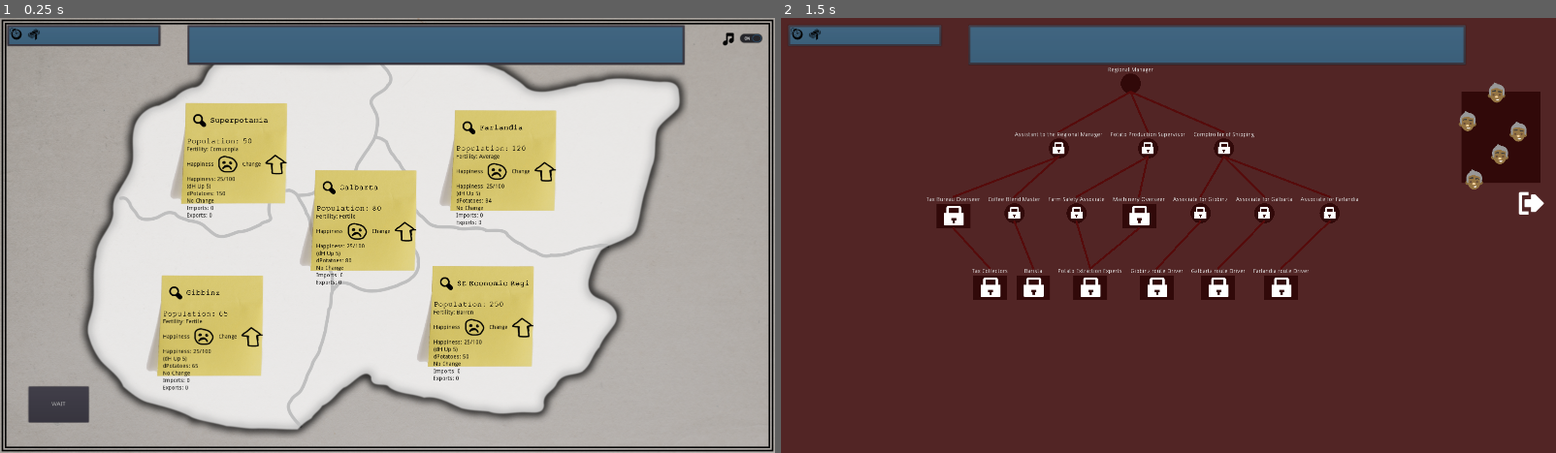
Above: before the commit, frames 1-2 (left to right).
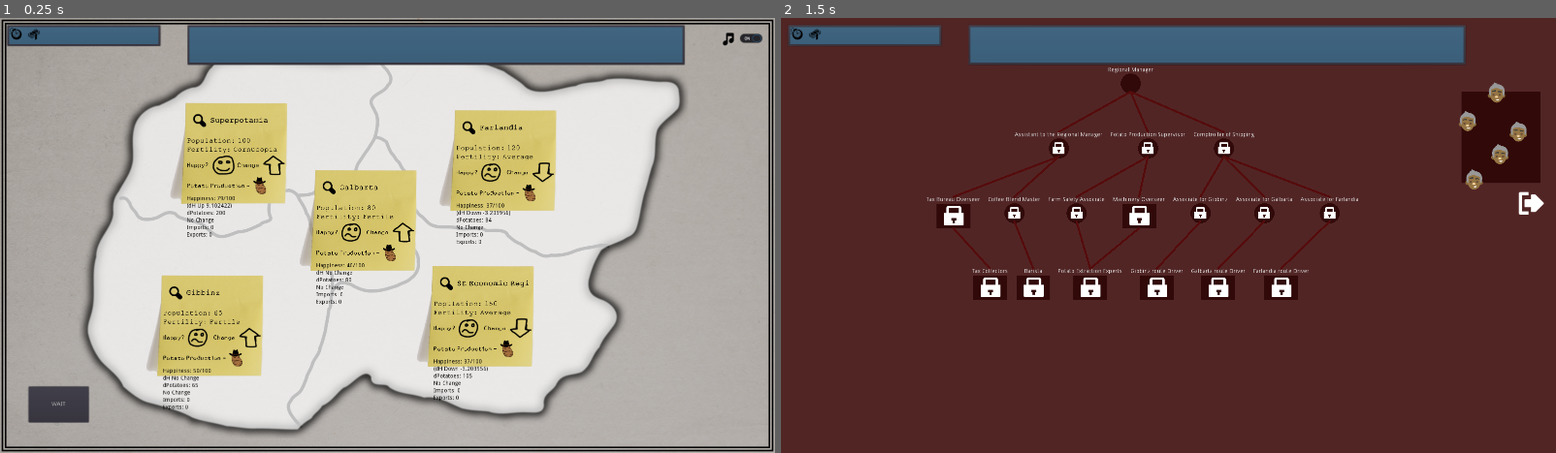
Above: after the commit, the same moments.

Repository: poohshoes/GMTK2020
Game: Godot game, scene res://World.tscn
The game is run twice, just before and just after one commit, with the same random seed, the same clock (stepped at 60 frames per second) and the same inputs.
Inputs:
- Up to frame 1 (0.25 s): no input
- Up to frame 2 (1.5 s): click "Superpotamia" at 0.5 s; click "Gibbinz" at 1.25 s

The runs differ from the first frame. In frame 1, 3.1% of the frame differs, in the area x 21-72%, y 27-90%; in frame 2, nothing differs.

Commit message:
Added balancing, potatoes!

Diff:
--- /dev/null
+++ b/Font/StickyLabelFont.tres
@@ -0,0 +1,8 @@
+[gd_resource type="DynamicFont" load_steps=2 format=2]
+
+[sub_resource type="DynamicFontData" id=1]
+font_path = "res://Font/EscapeTypewriterCMedium.ttf"
+
+[resource]
+size = 18
+font_data = SubResource( 1 )
--- /dev/null
+++ b/Font/StickyLabelWriteFont.tres
@@ -0,0 +1,7 @@
+[gd_resource type="DynamicFont" load_steps=2 format=2]
+
+[sub_resource type="DynamicFontData" id=1]
+font_path = "res://Font/EscapeTypewriterSansBold.ttf"
+
+[resource]
+font_data = SubResource( 1 )
--- a/Scenes/Region.gd
+++ b/Scenes/Region.gd
@@ -1,15 +1,15 @@
 extends Node
 
 
-const L = 10.0
-const K = 0.05 # This probably needs to be moved closer to 0.1
-const X0 = 0.0
+const L = 2
+const K = 0.02 # This probably needs to be moved closer to 0.1
+const X0 = 1.0
 
 # Used for diminishing happiness returns
-const PHA = -3.0
-const PHB = 0.5
+const PHA = -51
+const PHB = 0.02
 const PHC = 1.0
-const PHD = 3.0
+const PHD = -1* PHA / PHC
 
 
 export var region_name = "[Name]"
@@ -85,11 +85,11 @@
 
 	print("{region} potato happiness: {pH}".format({'region': region_name, 'pH': potato_happiness()}))
 	print("{region} dH: {dH}".format({'region': region_name, 'dH': dH}))
-	print(Global.FEE_HAPPY_FACTOR * effectiveTaxCollectors)
+#	print(Global.FEE_HAPPY_FACTOR * effectiveTaxCollectors)
 	# print(dS/population)
 	# Apply a normalization to make it harder to succeed
-	dH = L/(1+exp(-K * (X0 - dH)))
-	print(dH)
+	dH = dH * (L/(1+exp(K * (dH - X0))))
+	print("{region} Normalized dH: {dH}".format({'region': region_name, 'dH': dH}))
 	#Note(ian): I didn't know how to tweak the formula to get this out.
 #	dH = (0.5 - dH) * 10
 	happiness = max(0, min(Global.MAX_HAPPINESS, happiness + dH))
@@ -122,9 +122,12 @@
 	else:
 		$RegionButton.set_happiness(6)
 
-	$RegionButton/LabelList/Happy/Arrow.flip_v = dH < 0
-	var happyScale = abs(dH) / 10.0
-	$RegionButton/LabelList/Happy/Arrow.rect_scale = Vector2(happyScale, happyScale)
+	$RegionButton/LabelList/Happy/ArrowContainer/Arrow.flip_v = dH < 0
+	var happyScale = min(max(0.25, abs(dH) / 10.0), 2)
+	$RegionButton/LabelList/Happy/ArrowContainer/Arrow.rect_scale = Vector2(happyScale, happyScale)
+
+	var spudScale = min(max(0.15, abs((dS/population))), 1.5)
+	$RegionButton/LabelList/Spuds/Potato.rect_scale = Vector2(spudScale, spudScale)
 
 	$RegionButton/LabelList/HappinessLabel.set_happiness(str(round(happiness)) + "/100")
 	$RegionButton/LabelList/HappinessChangeLabel.set_happiness_change(dH)
@@ -141,4 +144,5 @@
 	pass
 
 func potato_happiness(): # Can tweak the function this way easier.
-	return Global.POTATO_HAPPY_FACTOR * ((PHA / (PHB * (dS/population) + PHC)) + PHD)
+	var x = (dS/population) - 1
+	return Global.POTATO_HAPPY_FACTOR * ((PHA / (PHB * (x) + PHC)) + PHD)
--- a/Scenes/RegionButton.tscn
+++ b/Scenes/RegionButton.tscn
@@ -10,6 +10,9 @@
 [ext_resource path="res://Scenes/ExportsLabel.gd" type="Script" id=8]
 [ext_resource path="res://images/face1.png" type="Texture" id=9]
 [ext_resource path="res://images/happyArrow.png" type="Texture" id=10]
+[ext_resource path="res://Font/StickyLabelFont.tres" type="DynamicFont" id=11]
+[ext_resource path="res://Font/StickyLabelWriteFont.tres" type="DynamicFont" id=12]
+[ext_resource path="res://Resources/Potato.png" type="Texture" id=13]
 
 [sub_resource type="DynamicFontData" id=1]
 font_path = "res://Font/EscapeTypewriterC-Bold.ttf"
@@ -17,13 +20,6 @@
 [sub_resource type="DynamicFont" id=2]
 size = 20
 font_data = SubResource( 1 )
-
-[sub_resource type="DynamicFontData" id=3]
-font_path = "res://Font/EscapeTypewriterCMedium.ttf"
-
-[sub_resource type="DynamicFont" id=4]
-size = 20
-font_data = SubResource( 3 )
 
 [node name="RegionButton" type="Button"]
 margin_left = -1.0
@@ -53,56 +49,82 @@
 }
 
 [node name="PopulationLabel" type="Label" parent="LabelList"]
-margin_right = 251.0
-margin_bottom = 20.0
-custom_fonts/font = SubResource( 4 )
+margin_right = 304.0
+margin_bottom = 18.0
+custom_fonts/font = ExtResource( 11 )
 custom_colors/font_color = Color( 0, 0, 0, 1 )
 text = "population label"
 
 [node name="FertilityLabel" type="Label" parent="LabelList"]
-margin_top = 24.0
-margin_right = 251.0
-margin_bottom = 38.0
+margin_top = 22.0
+margin_right = 304.0
+margin_bottom = 40.0
+custom_fonts/font = ExtResource( 11 )
 custom_colors/font_color = Color( 0, 0, 0, 1 )
 text = "fertility label"
 
 [node name="Happy" type="HBoxContainer" parent="LabelList"]
-margin_top = 42.0
-margin_right = 251.0
-margin_bottom = 94.0
+margin_top = 44.0
+margin_right = 304.0
+margin_bottom = 96.0
 
 [node name="Label2" type="Label" parent="LabelList/Happy"]
-margin_top = 19.0
-margin_right = 67.0
-margin_bottom = 33.0
+margin_top = 16.0
+margin_right = 54.0
+margin_bottom = 35.0
+custom_fonts/font = ExtResource( 12 )
 custom_colors/font_color = Color( 0, 0, 0, 1 )
-text = "Happiness"
+text = "Happy?"
 
 [node name="Face" type="TextureRect" parent="LabelList/Happy"]
-margin_left = 71.0
-margin_right = 134.0
+margin_left = 58.0
+margin_right = 121.0
 margin_bottom = 52.0
 texture = ExtResource( 9 )
 
 [node name="Label" type="Label" parent="LabelList/Happy"]
-margin_left = 138.0
-margin_top = 19.0
-margin_right = 184.0
-margin_bottom = 33.0
+margin_left = 125.0
+margin_top = 16.0
+margin_right = 179.0
+margin_bottom = 35.0
+custom_fonts/font = ExtResource( 12 )
 custom_colors/font_color = Color( 0, 0, 0, 1 )
 text = "Change"
 
-[node name="Arrow" type="TextureRect" parent="LabelList/Happy"]
-margin_left = 188.0
-margin_right = 251.0
+[node name="ArrowContainer" type="CenterContainer" parent="LabelList/Happy"]
+margin_left = 183.0
+margin_right = 246.0
+margin_bottom = 52.0
+
+[node name="Arrow" type="TextureRect" parent="LabelList/Happy/ArrowContainer"]
+margin_right = 63.0
 margin_bottom = 52.0
 texture = ExtResource( 10 )
 stretch_mode = 6
 
+[node name="Spuds" type="HBoxContainer" parent="LabelList"]
+margin_top = 100.0
+margin_right = 304.0
+margin_bottom = 142.0
+
+[node name="Label3" type="Label" parent="LabelList/Spuds"]
+margin_top = 11.0
+margin_right = 161.0
+margin_bottom = 30.0
+custom_fonts/font = ExtResource( 12 )
+custom_colors/font_color = Color( 0, 0, 0, 1 )
+text = "Potato Production = "
+
+[node name="Potato" type="TextureRect" parent="LabelList/Spuds"]
+margin_left = 165.0
+margin_right = 197.0
+margin_bottom = 42.0
+texture = ExtResource( 13 )
+
 [node name="HappinessLabel" type="Label" parent="LabelList"]
-margin_top = 98.0
-margin_right = 251.0
-margin_bottom = 112.0
+margin_top = 146.0
+margin_right = 304.0
+margin_bottom = 160.0
 custom_colors/font_color = Color( 0, 0, 0, 1 )
 text = "happiness label"
 script = ExtResource( 3 )
@@ -111,9 +133,9 @@
 }
 
 [node name="HappinessChangeLabel" type="Label" parent="LabelList"]
-margin_top = 116.0
-margin_right = 251.0
-margin_bottom = 130.0
+margin_top = 164.0
+margin_right = 304.0
+margin_bottom = 178.0
 custom_colors/font_color = Color( 0, 0, 0, 1 )
 text = "dH Label"
 script = ExtResource( 5 )
@@ -122,9 +144,9 @@
 }
 
 [node name="PotatoesLabel" type="Label" parent="LabelList"]
-margin_top = 134.0
-margin_right = 251.0
-margin_bottom = 148.0
+margin_top = 182.0
+margin_right = 304.0
+margin_bottom = 196.0
 custom_colors/font_color = Color( 0, 0, 0, 1 )
 text = "potato label"
 script = ExtResource( 4 )
@@ -133,9 +155,9 @@
 }
 
 [node name="MoneyLabel" type="Label" parent="LabelList"]
-margin_top = 152.0
-margin_right = 251.0
-margin_bottom = 166.0
+margin_top = 200.0
+margin_right = 304.0
+margin_bottom = 214.0
 custom_colors/font_color = Color( 0, 0, 0, 1 )
 text = "Money Label"
 script = ExtResource( 6 )
@@ -144,9 +166,9 @@
 }
 
 [node name="ImportsLabel" type="Label" parent="LabelList"]
-margin_top = 170.0
-margin_right = 251.0
-margin_bottom = 184.0
+margin_top = 218.0
+margin_right = 304.0
+margin_bottom = 232.0
 custom_colors/font_color = Color( 0, 0, 0, 1 )
 text = "ImportsLabel"
 script = ExtResource( 7 )
@@ -155,9 +177,9 @@
 }
 
 [node name="ExportsLabel" type="Label" parent="LabelList"]
-margin_top = 188.0
-margin_right = 251.0
-margin_bottom = 202.0
+margin_top = 236.0
+margin_right = 304.0
+margin_bottom = 250.0
 custom_colors/font_color = Color( 0, 0, 0, 1 )
 text = "ExportsLabel"
 script = ExtResource( 8 )
--- a/World.gd
+++ b/World.gd
@@ -32,11 +32,12 @@
 
 
 	# Start with a bunch of regional stuff (see region code)
-	var potatoesPerDriver = 5
+	var potatoesPerDriver = 20
 	var exportsByRegion = []
 	var importsByRegion = []
 
-	var inevitability = alpha * pow(action, beta)
+	var inevitability = alpha * pow(action, beta) + 1
+	print("Inevitability: " + str(inevitability))
 # warning-ignore:unused_variable
 	for i in range(5):
 		exportsByRegion.append(0)
--- a/World.tscn
+++ b/World.tscn
@@ -157,33 +157,37 @@
 position = Vector2( 570.686, 320.528 )
 region_name = "Superpotamia"
 region_id = 0
-starting_population = 50
-fertility = 3.0
+starting_happiness = 70
+fertility = 2.0
 
 [node name="RegionB" parent="Regions" instance=ExtResource( 4 )]
 position = Vector2( 511.457, 748.472 )
 region_name = "Gibbinz"
 region_id = 1
 starting_population = 65
+starting_happiness = 50
 
 [node name="RegionC" parent="Regions" instance=ExtResource( 4 )]
 position = Vector2( 891.484, 487.218 )
 region_name = "Galbarta"
 region_id = 2
 starting_population = 80
+starting_happiness = 40
 
 [node name="RegionD" parent="Regions" instance=ExtResource( 4 )]
 position = Vector2( 1182.03, 725.381 )
 region_name = "SE Economic Region"
 region_id = 3
-starting_population = 250
-fertility = 0.2
+starting_population = 150
+starting_happiness = 40
+fertility = 0.7
 
 [node name="RegionE" parent="Regions" instance=ExtResource( 4 )]
 position = Vector2( 1237.8, 338.496 )
 region_name = "Farlandia"
 region_id = 4
 starting_population = 120
+starting_happiness = 40
 fertility = 0.7
 
 [node name="EndTurnButton" type="Button" parent="."]
@@ -289,7 +293,7 @@
 
 [node name="PlaySound" type="AudioStreamPlayer" parent="."]
 stream = ExtResource( 13 )
-volume_db = 0.8
+volume_db = 0.5
 
 [node name="SoundButton" type="CheckButton" parent="."]
 margin_left = 1774.29
Not shown, changed: Resources/CHCPlaytime.wav.import
Binary file added: Resources/Potato.png
Not shown, added: Resources/Potato.png.import
Not shown: 1 places in Scenes/RegionButton.tscn that only renumber resources
